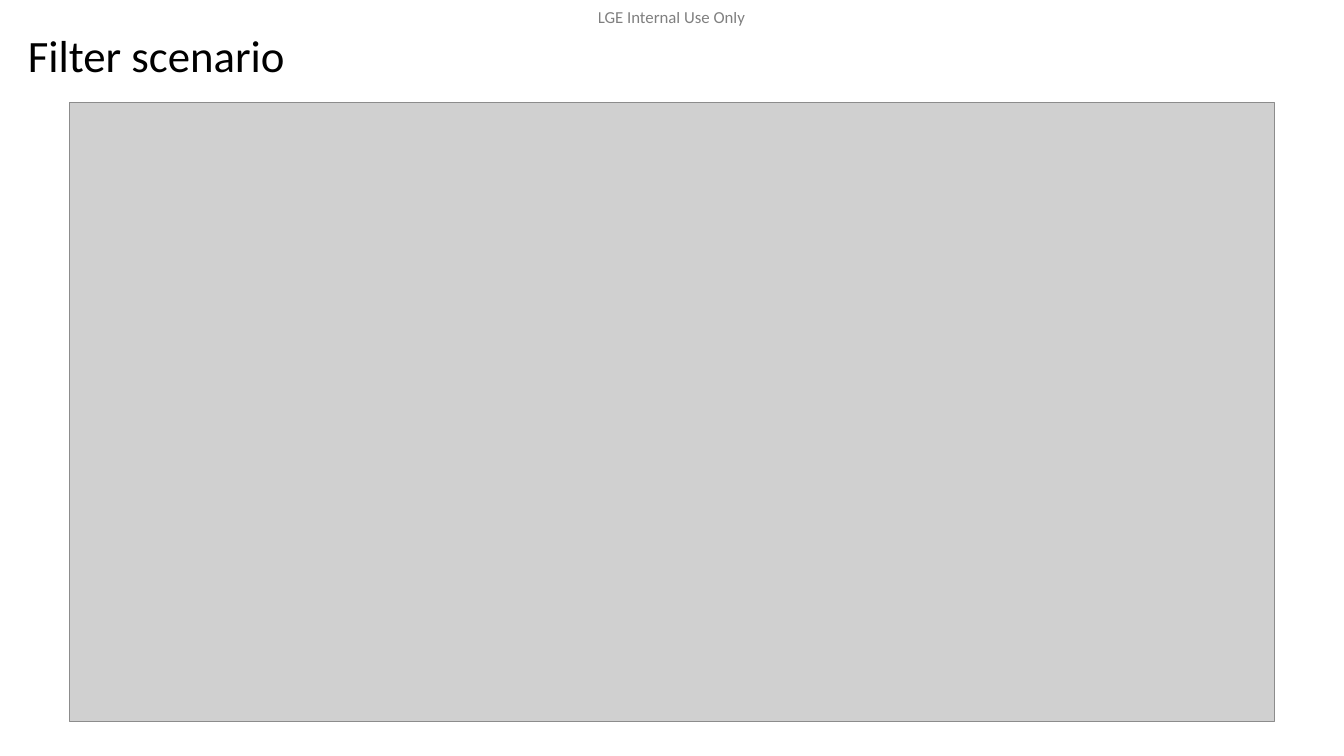
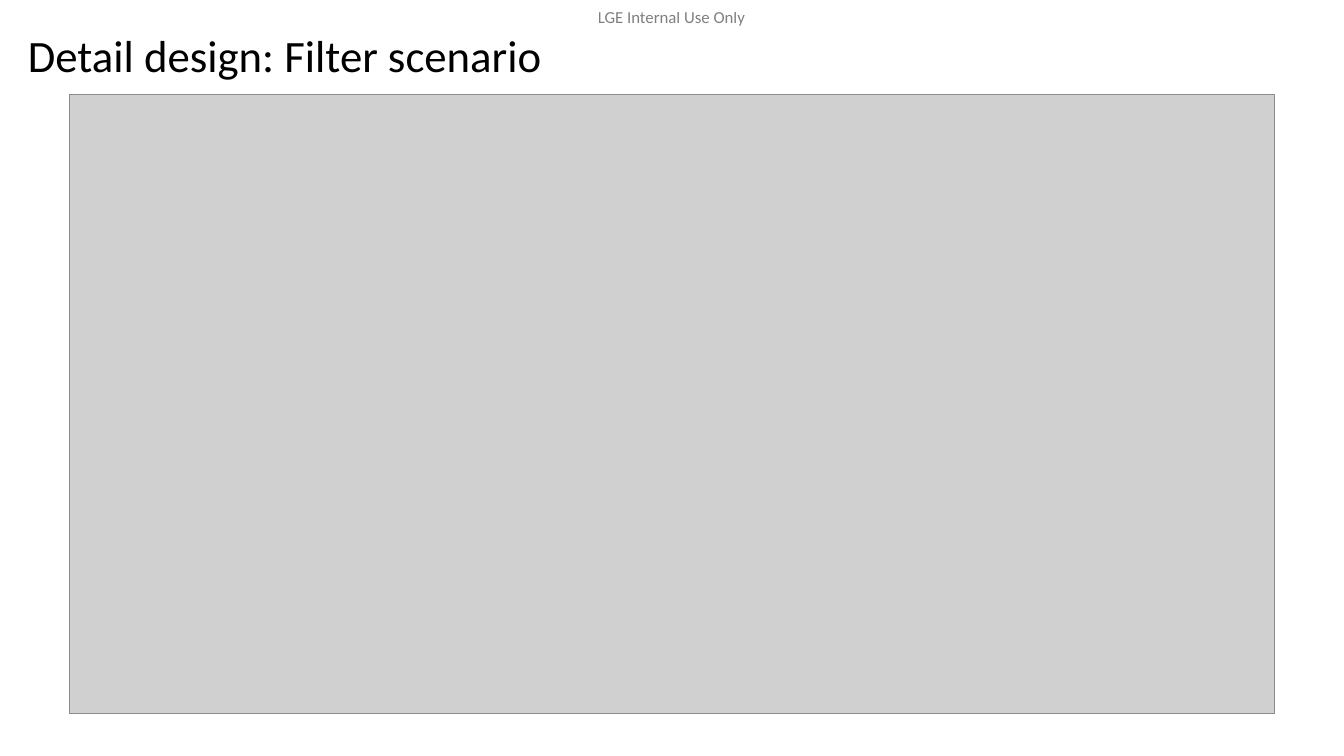
Before and after one commit to btqt/fe, a slide deck: slide 13 of design/FE_phi.vu_Design of Secure Remote Diag on Container Separation Architecture_3rd.pptx (slide 16 before the commit). Drawn at 1344x756 pixels with LibreOffice and Linux fonts; fonts in the diff are those of the drawing; grey boxes stand for pictures; background and template pictures are left out. Boxes give left, top, right and bottom in pixels: in the first picture for what was removed or moved away, otherwise in the second. Text is boxed around its words. In the diff, an @@ line names an element or a change of style, - is before the commit and + after.

```diff
--- a/design/FE_phi.vu_Design of Secure Remote Diag on Container Separation Architecture_3rd.pptx
+++ b/design/FE_phi.vu_Design of Secure Remote Diag on Container Separation Architecture_3rd.pptx
@@ title at box(28, 41, 541, 80): text changed @@
-Filter scenario
+Detail design: Filter scenario
@@ picture: place and size @@
-picture at box(70, 103, 1275, 722)
+picture at box(70, 95, 1275, 714)
```
Also in this commit, not shown: 9 other slides changed, 2 slides added, 1 slide removed, 7 other files.
